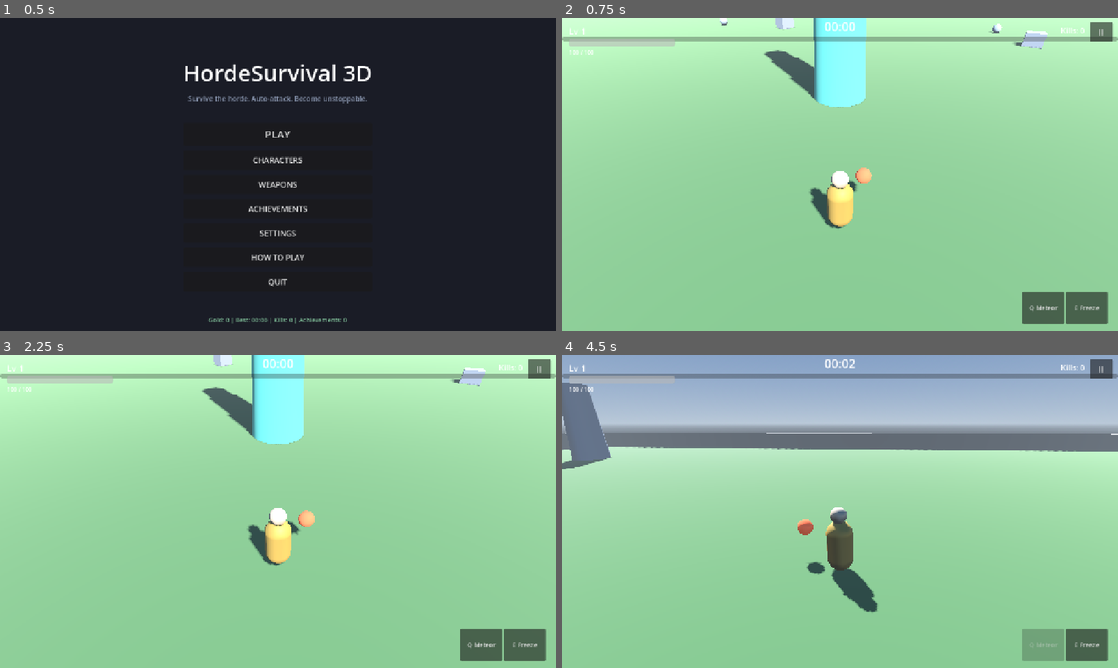
Above: before the commit, frames 1-4 (two rows, left to right).
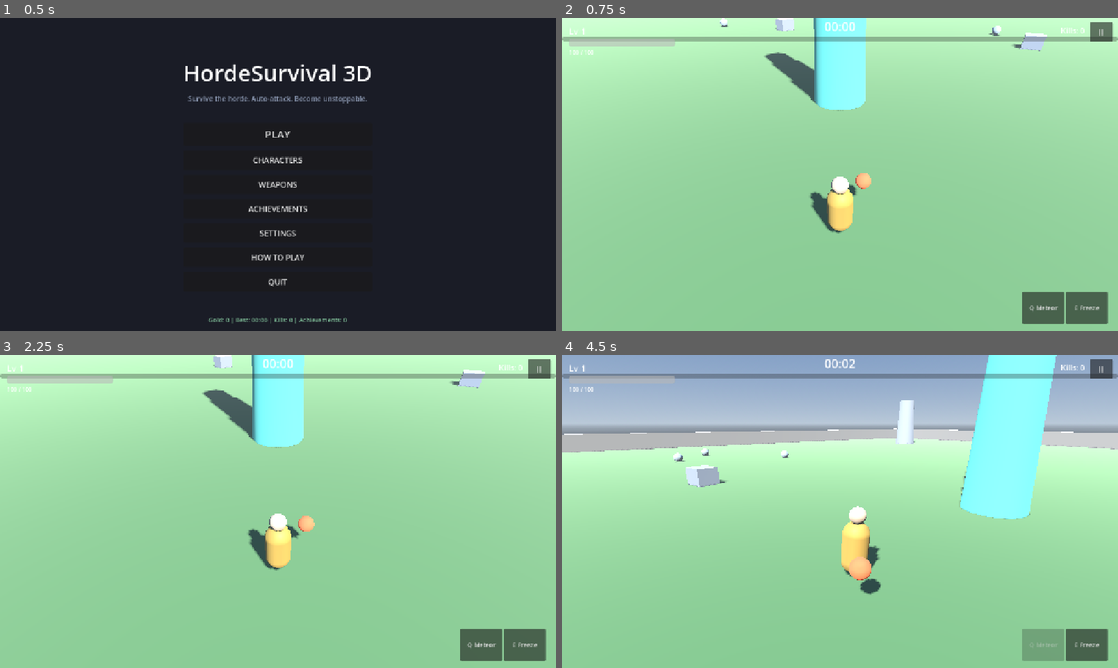
Above: after the commit, the same moments.

Repository: mohsen-niksirat/Horde_Survival_3D
Game: Godot game, scene res://scenes/bootstrap/Boot.tscn
Same seed, same stepped clock (60 frames per second), same inputs: the game is played once before the commit and once after it.
Inputs (mouse positions are in pixels of both pictures, inside the frame that each line leads up to):
- Up to frame 1 (0.5 s): no input
- Up to frame 2 (0.75 s): click "PLAY" at 0.5 s
- Up to frame 3 (2.25 s): click "II" at 1.25 s; click "RESTART" at 2 s
- Up to frame 4 (4.5 s): click "Q Meteor" at 2.75 s; click "E Freeze" at 3.5 s; tap Enter at 4.25 s; move the mouse to (962, 495) at 4.27 s; hold D (move_right) from 4.28 s (still down); tap Q (ability_1) at 4.35 s; click (962, 495) at 4.42 s

Frame 1 is identical in both runs. In frame 2, 1.2% of the frame differs, in the area x 28-88%, y 0-69%; in frame 3, 1.1%; in frame 4, 16%, in the area x 0-100%, y 0-83%.

Commit message:
fix: camera angle now changes ONLY via mouse / right-side touch
Two root causes found for the camera rotating while moving:
1. CameraRig was a child of Player and inherited the character's
   rotation toward its movement direction -> rig is now top_level and
   follows only position.
2. Touch look delta was read (get_look_delta) instead of consumed ->
   the same drag re-applied every frame (endless rotation on mobile).
   Now consumed once per drag (consume_look_delta).

Also removed the movement-based dynamic zoom so camera distance changes
only from wheel/pinch zoom. Validated: test_phase2 gains an explicit
'movement does not rotate camera while moving' check; A1/A5/9/10/smoke
all green.

Diff:
--- a/scripts/player/camera_rig.gd
+++ b/scripts/player/camera_rig.gd
@@ -31,6 +31,9 @@
 @onready var _camera: Camera3D = $SpringArm3D/Camera3D
 
 func _ready() -> void:
+	# Detach from the player's transform: the character body rotates to face
+	# its movement direction — the camera must NOT inherit that rotation.
+	top_level = true
 	_pitch = deg_to_rad(default_pitch_deg)
 	_zoom = clampf(default_zoom, 0.0, 1.0)
 	_current_distance = _target_distance()
@@ -66,8 +69,8 @@
 	if _target == null:
 		return
 
-	# Touch look (virtual joystick side provides camera drag on mobile)
-	var look := InputManager.get_look_delta()
+	# Touch look — consumed so each drag delta applies exactly once
+	var look := InputManager.consume_look_delta()
 	if look.length_squared() > 0.01:
 		_yaw -= look.x * yaw_sensitivity
 		_pitch -= look.y * pitch_sensitivity
@@ -82,15 +85,8 @@
 	var goal := _target.global_position + Vector3(0, height, 0)
 	global_position = global_position.lerp(goal, 1.0 - exp(-position_smoothing * delta))
 
-	# Distance from zoom slider + gentle dynamic offset when moving
-	var moving := false
-	if _target is CharacterBody3D:
-		var v: Vector3 = _target.velocity
-		moving = Vector2(v.x, v.z).length() > 1.0
-	var target_dist := _target_distance()
-	if moving and _zoom < 0.55:
-		target_dist = lerpf(min_distance, max_distance, minf(_zoom + 0.1, 1.0))
-	_current_distance = lerpf(_current_distance, target_dist, 1.0 - exp(-zoom_speed * delta))
+	# Camera distance changes ONLY from user zoom input — nothing else
+	_current_distance = lerpf(_current_distance, _target_distance(), 1.0 - exp(-zoom_speed * delta))
 	_spring_arm.spring_length = _current_distance
 
 	# Apply orbit
--- a/tests/test_phase2.gd
+++ b/tests/test_phase2.gd
@@ -46,7 +46,17 @@
 	_check(absf(rig._yaw - yaw_before) < 0.001, "movement keys do not rotate camera")
 
 	var rig_dist := rig.global_position.distance_to(player.global_position)
-	_check(rig_dist < 12.0, "camera rig follows player (dist %.2f)" % rig_dist)
+	_check(rig_dist < 16.0, "camera rig follows player (dist %.2f)" % rig_dist)
+
+	# --- Moving must NOT rotate the camera (A-fix) ---
+	var yaw_before_move: float = rig._yaw
+	Input.action_press("move_left")
+	Input.action_press("move_up")
+	for i in range(30):
+		await physics_frame
+	Input.action_release("move_left")
+	Input.action_release("move_up")
+	_check(absf(rig._yaw - yaw_before_move) < 0.001, "movement does not rotate camera while moving")
 
 	# --- Movement deceleration ---
 	for i in range(30):
